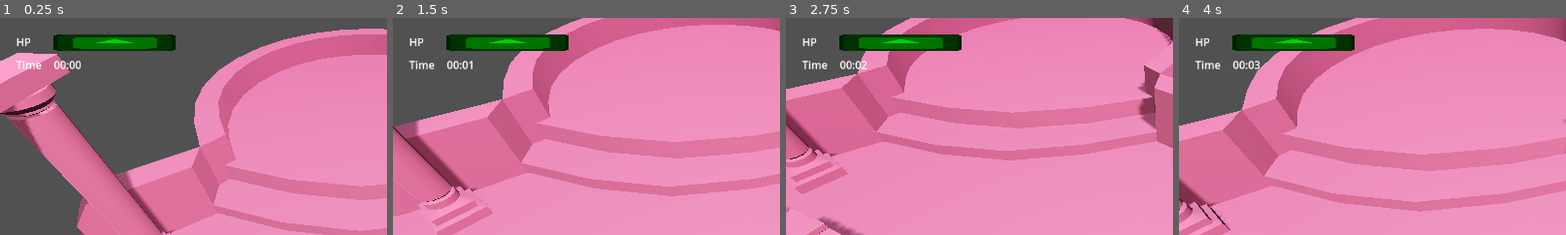
Above: before the commit, frames 1-4 (left to right).
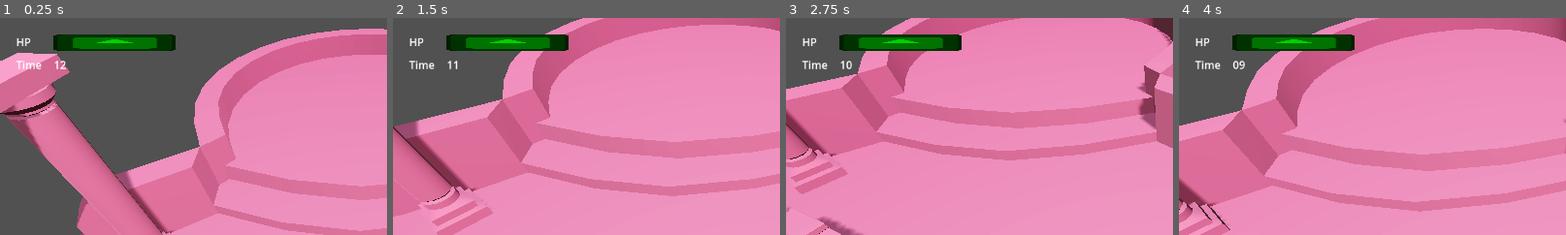
Above: after the commit, the same moments.

Repository: AndreRufo/ophi13
Game: Godot game, scene res://world.tscn
Two runs of this game, one before a commit and one after it. Both use one fixed random seed, a clock stepped at 60 frames per second and the inputs below. The engine's default icon, where the game draws it, is replaced by a stand-in: a white triangle on a blue panel in a dark square. A sky picture missing from this copy of the repository is replaced by a grey-blue gradient.
Inputs (mouse positions are % of the whole screen's width and height, from its top left):
- Up to frame 1 (0.25 s): no input
- Up to frame 2 (1.5 s): tap Enter (ui_accept) at 0.5, 0.77 s; move the mouse to (72, 45) at 0.52 s; hold Right (ui_right) 0.53-1.28 s; click (72, 45) at 0.67 s; move the mouse to (30, 55) at 1.27 s; hold Down (ui_down) from 1.28 s (still down)
- Up to frame 3 (2.75 s): tap Enter (ui_accept) at 1.52 s; move the mouse to (60, 28) at 2.02 s; release Down (ui_down) at 2.03 s; hold Right (ui_right) from 2.03 s (still down)
- Up to frame 4 (4 s): move the mouse to (45, 70) at 2.77 s; release Right (ui_right) at 2.78 s; hold Up (ui_up) 2.78-3.53 s; click (45, 70) at 2.92 s; tap Enter (ui_accept) at 3.02, 3.77 s; move the mouse to (80, 65) at 3.52 s; hold Left (ui_left) from 3.53 s (still down)
The pictures show only the part of the screen within x 0-50%, y 0-50%; the shares and areas given below are measured in that part.

The runs differ from the first frame. In frame 1, 0.2% of the frame differs, in the area x 14-22%, y 19-24%; in frame 2, 0.2%; in frame 3, 0.1%; in frame 4, 0.1%.

Commit message:
fix timer spazzing out

Diff:
--- a/Prefabs/UI/HUD.tscn
+++ b/Prefabs/UI/HUD.tscn
@@ -5,8 +5,9 @@
 [ext_resource type="Script" path="res://ScriptsNew/UI/HealthBar.gd" id="2_bk4sp"]
 [ext_resource type="Script" path="res://ScriptsNew/UI/TimerDisplay.gd" id="2_l2j0v"]
 
-[node name="HUD" type="CanvasLayer"]
+[node name="HUD" type="CanvasLayer" node_paths=PackedStringArray("timer_label")]
 script = ExtResource("1_u137f")
+timer_label = NodePath("time/timer label")
 
 [node name="hp" type="Label" parent="."]
 offset_left = 24.0
@@ -36,10 +37,6 @@
 offset_bottom = 84.0
 text = "Time"
 
-[node name="Timer" type="Timer" parent="time"]
-wait_time = 60.0
-autostart = true
-
 [node name="timer label" type="Label" parent="time"]
 layout_mode = 0
 offset_left = 56.0
--- a/ScriptsNew/UI/HUDBehavior.gd
+++ b/ScriptsNew/UI/HUDBehavior.gd
@@ -1,5 +1,6 @@
 extends CanvasLayer
 
+@export var timer_label : Label;
 @onready var bullseye_scene = load("res://Prefabs/UI/hud_bullseye.tscn");
 
 func _ready():
--- a/ScriptsNew/UI/TimerDisplay.gd
+++ b/ScriptsNew/UI/TimerDisplay.gd
@@ -1,4 +1,6 @@
 extends Label
+
+var timer : Timer = null;
 
 # Called when the node enters the scene tree for the first time.
 func _ready():
@@ -6,6 +8,5 @@
 
 # Called every frame. 'delta' is the elapsed time since the previous frame.
 func _process(delta):
-	var minutes = $"../Timer".time_left / 60
-	var seconds = fmod(60, $"../Timer".time_left)
-	text = "%02d:%02d" % [minutes, seconds]
+	var seconds = timer.time_left
+	text = "%02d" % [seconds]
--- a/ScriptsNew/ZodiacSpawner.gd
+++ b/ScriptsNew/ZodiacSpawner.gd
@@ -4,7 +4,8 @@
 var currentSign = 0;
 
 func _ready():
-	pass # Replace with function body.
+	var timer_label = Singletons.Hud.timer_label;
+	timer_label.timer = $Timer;
 
 # Called every frame. 'delta' is the elapsed time since the previous frame.
 func _process(delta):
